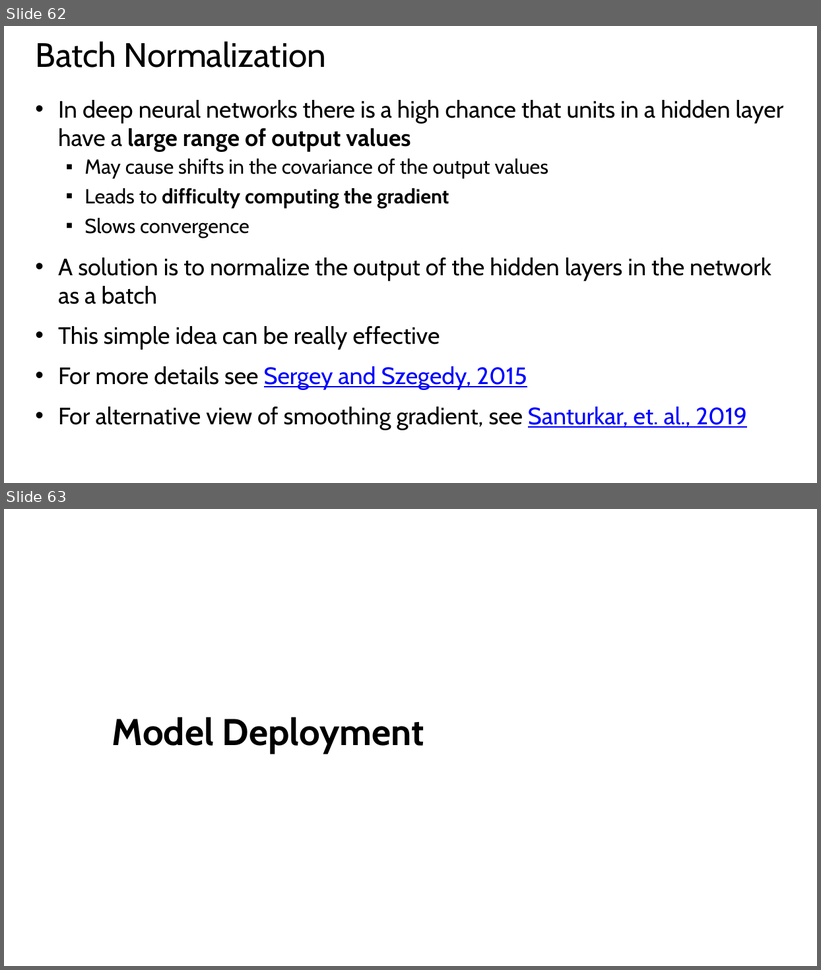
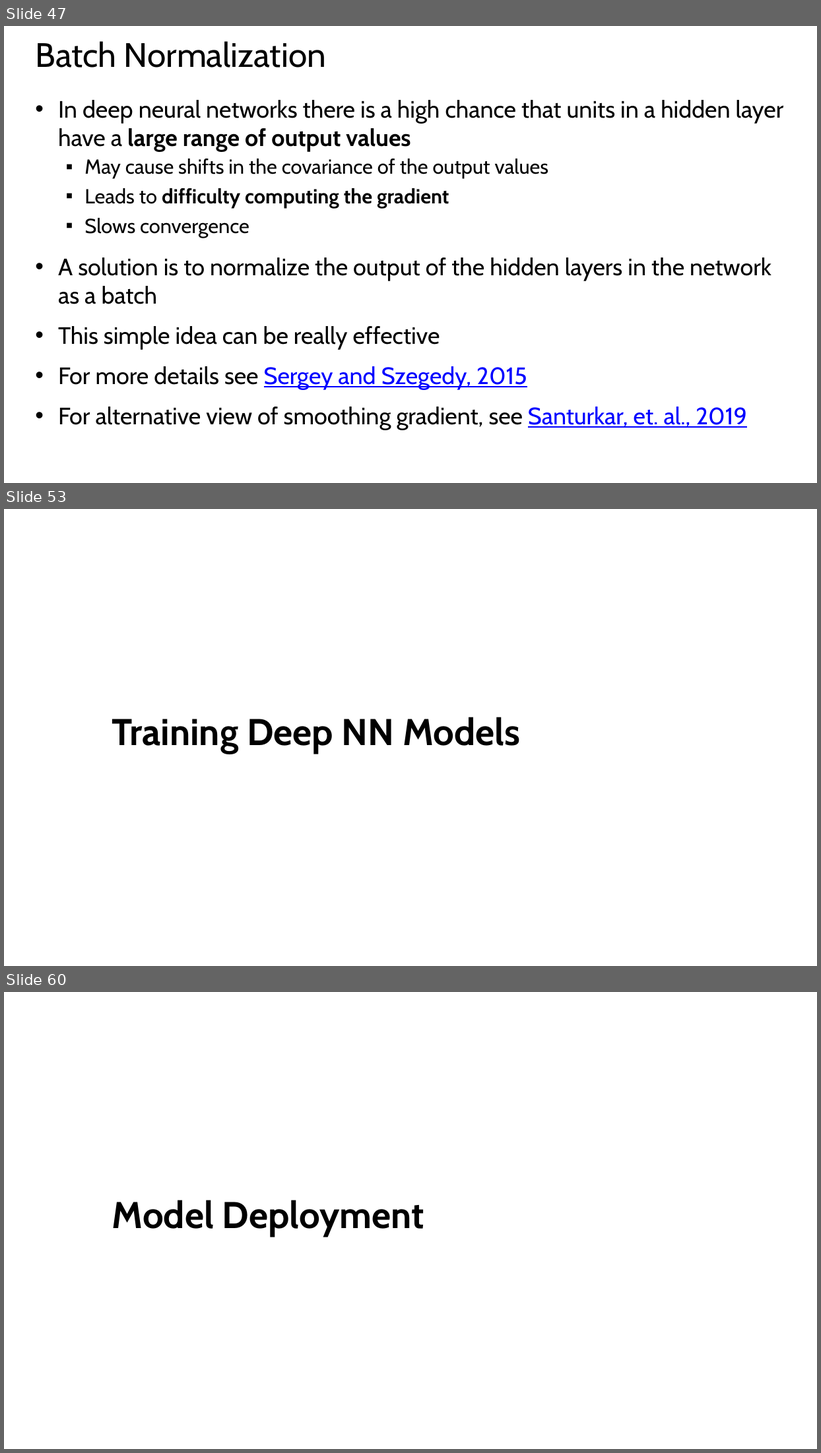
Before and after one commit to StephenElston/CSCI-E25, a slide deck: Slides/5_BuildingBlocksOfDeepLearning.pptx. Shown one above the other, each under a label of ours: slides 62 and 63 before the commit, slides 47, 53 and 60 after it; the slides between them are not shown. The pictures are 821x970 and 821x1453 pixels, drawn with LibreOffice and Linux fonts; fonts in the diff are those of the drawing. Boxes give left, top, right and bottom in pixels: in the first picture for what was removed or moved away, otherwise in the second. Text is boxed around its words. In the diff, an @@ line names an element or a change of style, - is before the commit and + after.

```diff
--- a/Slides/5_BuildingBlocksOfDeepLearning.pptx
+++ b/Slides/5_BuildingBlocksOfDeepLearning.pptx
@@ slide 53 added at box(4, 509, 817, 966), background #FFFFFF @@
@@ subtitle added at box(112, 717, 520, 754), 44 pt, text #000000, bold @@
+Training Deep NN Models
@@ what was slide 62 is now slide 47 @@
@@ what was slide 63 is now slide 60 @@
```
Also in this commit, not shown: 2 slides changed, 11 other slides added.
